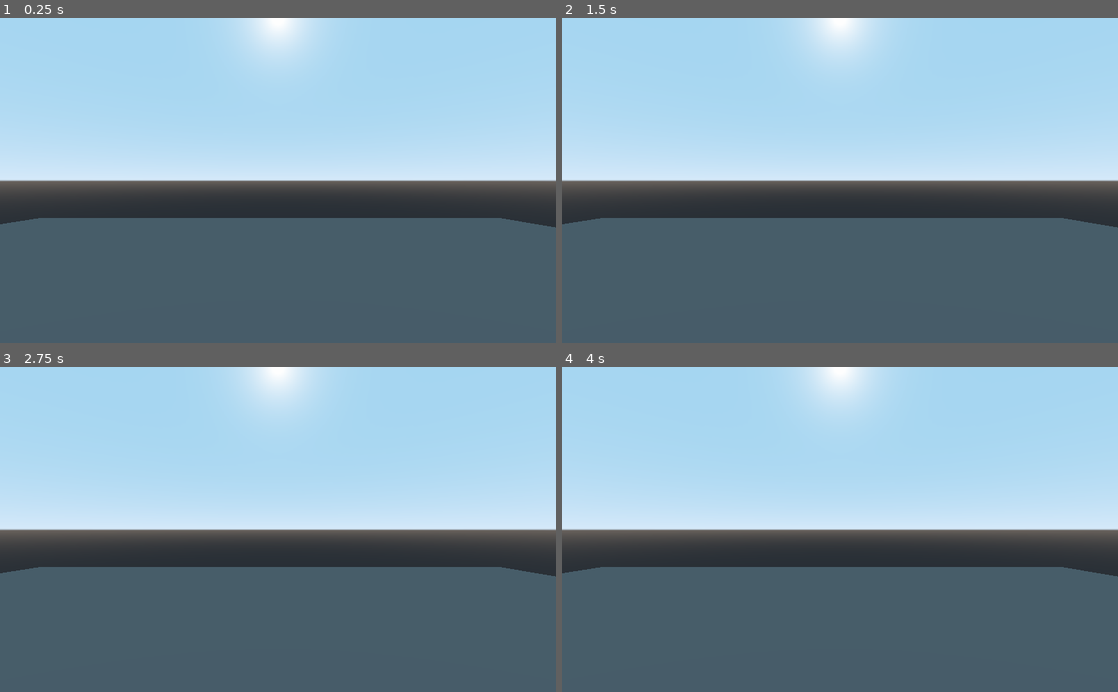
Above: before the commit, frames 1-4 (two rows, left to right).
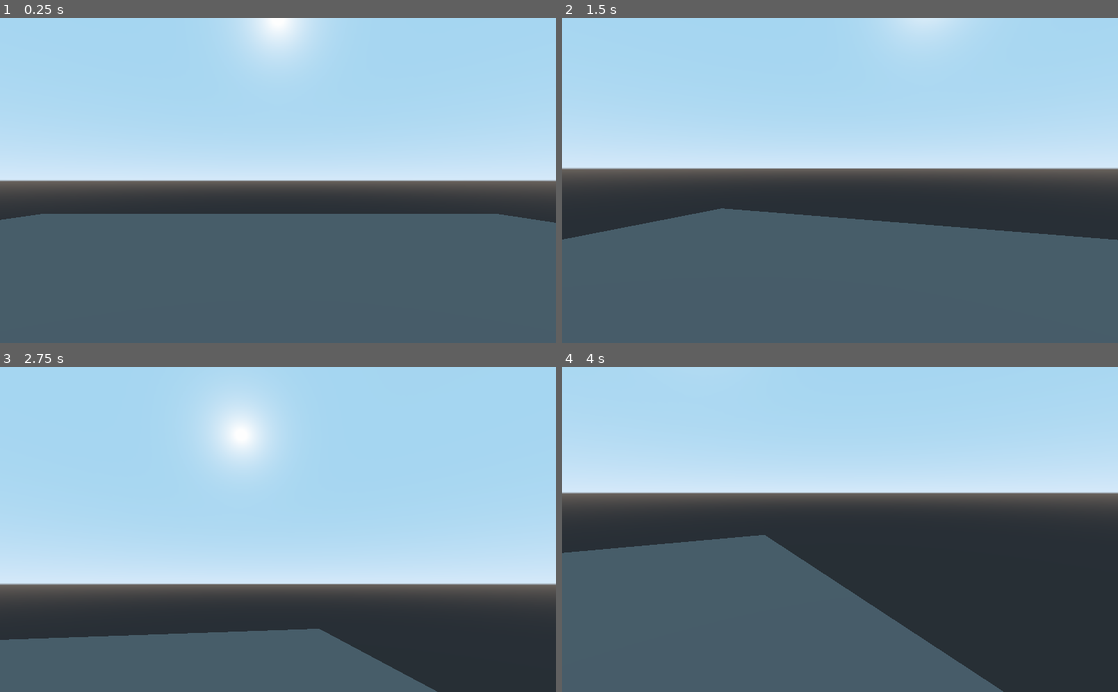
Above: after the commit, the same moments.

Repository: AndrewCoon/Bad-Game
Game: Godot game, scene res://Scenes/Room.tscn
The game is run twice, just before and just after one commit, with the same random seed, the same clock (stepped at 60 frames per second) and the same inputs.
Inputs (mouse positions are in pixels of both pictures, inside the frame that each line leads up to):
- Up to frame 1 (0.25 s): no input
- Up to frame 2 (1.5 s): move the mouse to (962, 164) at 0.52 s; hold D (moveRight) 0.53-1.28 s; tap Space (jump) at 0.6, 0.77, 1.07, 1.35 s; move the mouse to (728, 196) at 1.27 s; hold S (moveBack) from 1.28 s (still down)
- Up to frame 3 (2.75 s): tap Space (jump) at 1.52, 1.82, 2.1 s; move the mouse to (333, 458) at 2.02 s; release S (moveBack) at 2.03 s; hold D (moveRight) from 2.03 s (still down)
- Up to frame 4 (4 s): move the mouse to (812, 594) at 2.77 s; release D (moveRight) at 2.78 s; hold W (moveForward) 2.78-3.53 s; tap Space (jump) at 2.85, 3.02, 3.32, 3.6, 3.77 s; move the mouse to (1006, 578) at 3.52 s; hold A (moveLeft) from 3.53 s (still down)

The runs differ from the first frame. In frame 1, 1.3% of the frame differs, in the area x 0-100%, y 60-65%; in frame 2, 11%; in frame 3, 45%, in the area x 0-100%, y 0-100%; in frame 4, 36%.
Error before the commit: Parse Error: Too few arguments for "get_action_strength()" call. Expected at least 1. (res://Scripts/Player.gd:36)

Commit message:
full movement

Diff:
--- a/Scripts/Player.gd
+++ b/Scripts/Player.gd
@@ -10,7 +10,7 @@
 var snap
 
 var direction = Vector3()
-var velocity = Vector3()
+var vel = Vector3()
 var gravityVector = Vector3()
 var movement = Vector3()
 
@@ -33,5 +33,23 @@
 func _physics_process(delta: float) -> void:
 	direction = Vector3.ZERO
 	var horizontalRot = global_transform.basis.get_euler().y
-	var forwardInput = Input.get_action_strength()
+	var forwardInput = Input.get_action_strength("moveBack") - Input.get_action_strength("moveForward")
+	var horizontalInput = Input.get_action_strength("moveRight") - Input.get_action_strength("moveLeft")
+	direction = Vector3(horizontalInput, 0, forwardInput).rotated(Vector3.UP, horizontalRot).normalized()
+
+	if is_on_floor():
+		snap = -get_floor_normal()
+		gravityVector = Vector3.ZERO
+	else:
+		snap = Vector3.DOWN
+		gravityVector += Vector3.DOWN * gravity * delta
+
+	if Input.is_action_just_pressed("jump") and is_on_floor():
+		snap = Vector3.ZERO
+		gravityVector = Vector3.UP * jump
+
+	vel = vel.linear_interpolate(direction*speed, delta)
+	movement = vel + gravityVector
+
+	move_and_slide_with_snap(movement, snap, Vector3.UP)
 	pass
